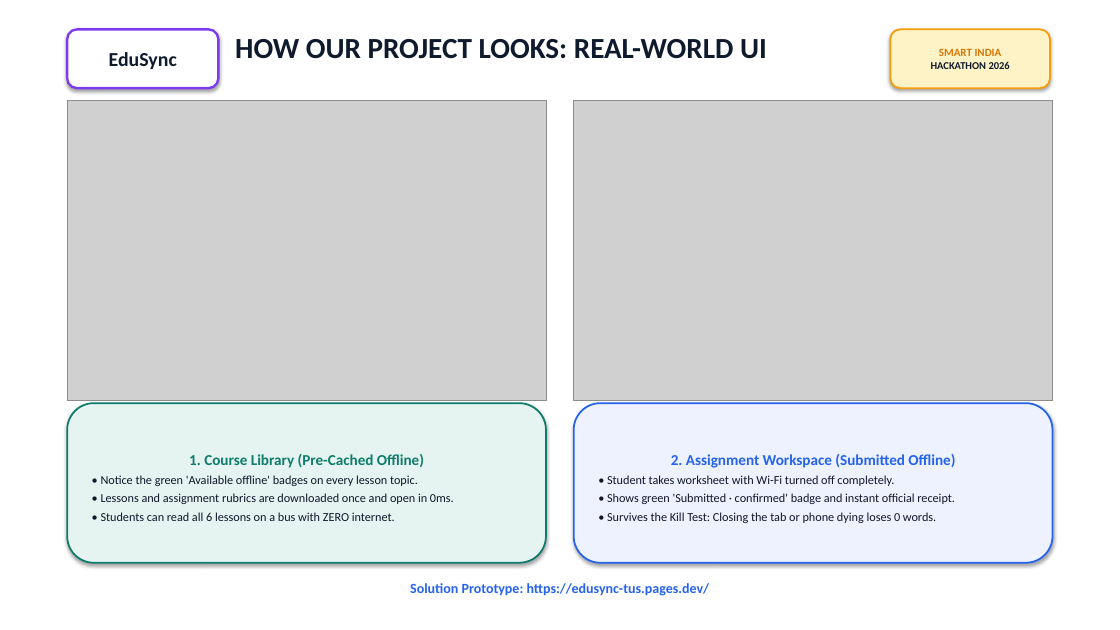
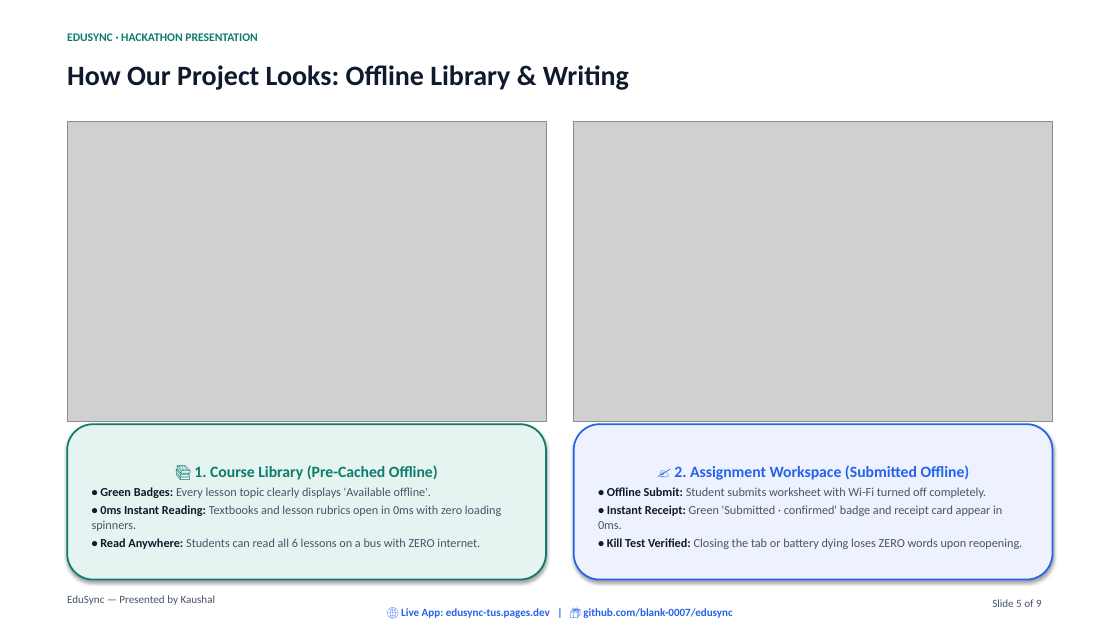
Before and after one commit to blank-0007/edusync, a slide deck: slide 5 of EduSync-Presentation.pptx (slide 4 before the commit). Drawn at 1120x630 pixels with LibreOffice and Linux fonts; fonts in the diff are those of the drawing; grey boxes stand for pictures. Boxes give left, top, right and bottom in pixels: in the first picture for what was removed or moved away, otherwise in the second. Text is boxed around its words. In the diff, an @@ line names an element or a change of style, - is before the commit and + after.

Commit message:
feat(presentation): add hackathon pptx, pdf, diagrams with Kaushal attribution

```diff
--- a/EduSync-Presentation.pptx
+++ b/EduSync-Presentation.pptx
@@ rounded rectangle removed at bbox=[67, 29, 218, 88] @@
-EduSync
@@ rounded rectangle removed at bbox=[891, 29, 1050, 88] @@
-SMART INDIA
-HACKATHON 2026
@@ text added at bbox=[67, 33, 258, 41], 10 pt, text #0E7C6B, bold @@
+EDUSYNC · HACKATHON PRESENTATION
@@ text at bbox=[67, 65, 629, 90]: text changed; size 25 to 24 pt @@
-HOW OUR PROJECT LOOKS: REAL-WORLD UI
+How Our Project Looks: Offline Library & Writing
@@ picture: place and size @@
-picture at bbox=[67, 101, 546, 400]
+picture at bbox=[67, 122, 546, 421]
@@ picture: place and size @@
-picture at bbox=[574, 101, 1053, 400]
+picture at bbox=[574, 122, 1053, 421]
@@ rounded rectangle "📚 1. Course Library (Pre-Cached ...": place and size @@
-rounded rectangle "📚 1. Course Library (Pre-Cached ..." at bbox=[67, 403, 546, 563]
+rounded rectangle "📚 1. Course Library (Pre-Cached ..." at bbox=[67, 424, 546, 580]
@@ rounded rectangle "✍️ 2. Assignment Workspace (Submitted ...": place and size @@
-rounded rectangle "✍️ 2. Assignment Workspace (Submitted ..." at bbox=[574, 403, 1053, 563]
+rounded rectangle "✍️ 2. Assignment Workspace (Submitted ..." at bbox=[574, 424, 1053, 580]
@@ text in rounded rectangle at bbox=[92, 465, 501, 549]: text changed; text colour #0F172A to #475569 @@
-1. Course Library (Pre-Cached Offline)
-• Notice the green 'Available offline' badges on every lesson topic.
-• Lessons and assignment rubrics are downloaded once and open in 0ms.
-• Students can read all 6 lessons on a bus with ZERO internet.
+📚 1. Course Library (Pre-Cached Offline)
+• Green Badges: Every lesson topic clearly displays 'Available offline'.
+• 0ms Instant Reading: Textbooks and lesson rubrics open in 0ms with zero loading spinners.
+• Read Anywhere: Students can read all 6 lessons on a bus with ZERO internet.
@@ text in rounded rectangle at bbox=[598, 465, 1022, 549]: text changed; text colour #0F172A to #475569 @@
-2. Assignment Workspace (Submitted Offline)
-• Student takes worksheet with Wi-Fi turned off completely.
-• Shows green 'Submitted · confirmed' badge and instant official receipt.
-• Survives the Kill Test: Closing the tab or phone dying loses 0 words.
+✍️ 2. Assignment Workspace (Submitted Offline)
+• Offline Submit: Student submits worksheet with Wi-Fi turned off completely.
+• Instant Receipt: Green 'Submitted · confirmed' badge and receipt card appear in 0ms.
+• Kill Test Verified: Closing the tab or battery dying loses ZERO words upon reopening.
@@ text at bbox=[67, 595, 732, 618]: text changed; size 12 to 9.5 pt @@
-Solution Prototype: https://edusync-tus.pages.dev/
+EduSync — Presented by Kaushal
+🌐 Live App: edusync-tus.pages.dev | 📦 github.com/blank-0007/edusync
@@ text added at bbox=[992, 599, 1042, 607], 9.5 pt, text #475569 @@
+Slide 5 of 9
```
Also in this commit, not shown: 3 other slides changed, 5 slides added, 4 slides removed, 14 other files.
